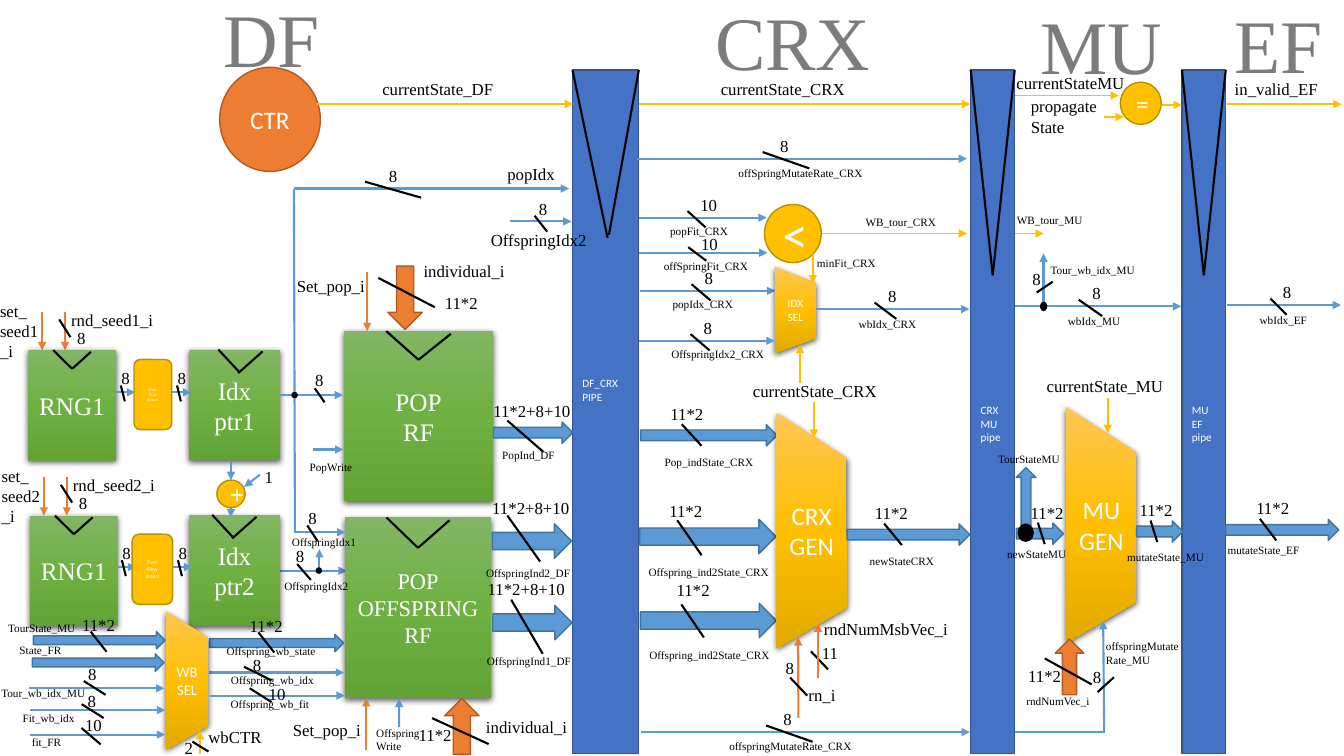
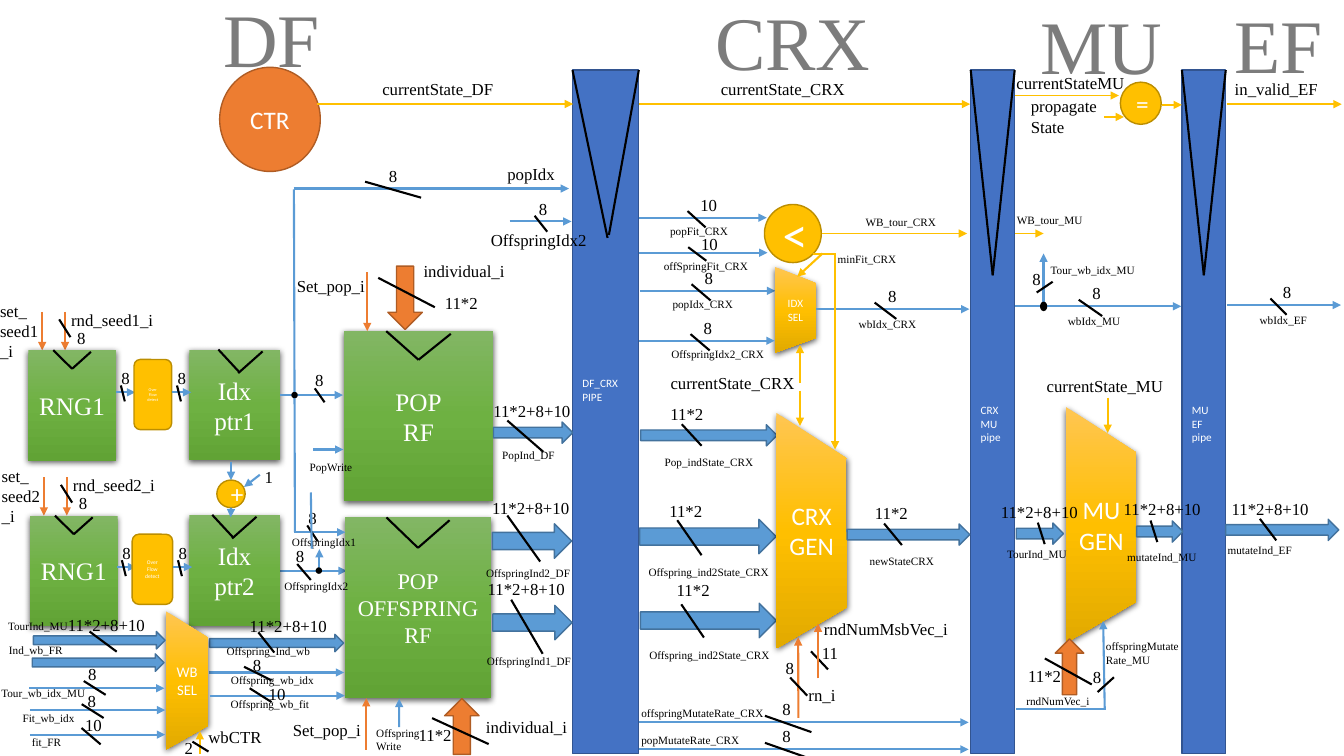
Before and after one commit to sicajc/EC_FINAL_PROJECT, a slide deck: slide 1 of EC_FINAL_PROJECT/EC_FINAL_PROJECT/verilog/POP_RF/CrossOver_Mutate_Truncation.pptx. Drawn at 1344x756 pixels with LibreOffice and Linux fonts; fonts in the diff are those of the drawing. Boxes give left, top, right and bottom in pixels: in the first picture for what was removed or moved away, otherwise in the second. Text is boxed around its words. In the diff, an @@ line names an element or a change of style, - is before the commit and + after.

```diff
--- a/EC_FINAL_PROJECT/EC_FINAL_PROJECT/verilog/POP_RF/CrossOver_Mutate_Truncation.pptx
+++ b/EC_FINAL_PROJECT/EC_FINAL_PROJECT/verilog/POP_RF/CrossOver_Mutate_Truncation.pptx
@@ text removed at bbox=[738, 168, 862, 179] @@
-offSpringMutateRate_CRX
@@ arrow added from (823, 253) to (798, 277), #FFC000 1.5 pt @@
@@ line added from (814, 254) to (835, 254), #FFC000 1.5 pt @@
@@ text "minFit_CRX": place and size @@
-text "minFit_CRX" at bbox=[817, 259, 876, 269]
+text "minFit_CRX" at bbox=[838, 255, 897, 265]
@@ arrow moved from (813, 254) - (813, 283) to (835, 253) - (835, 450) @@
@@ text "currentState_CRX": place and size @@
-text "currentState_CRX" at bbox=[753, 386, 877, 399]
+text "currentState_CRX" at bbox=[671, 378, 795, 391]
@@ arrow moved from (814, 402) - (814, 438) to (801, 390) - (801, 426) @@
@@ text removed at bbox=[998, 455, 1060, 466] @@
-TourStateMU
@@ right arrow removed at bbox=[1017, 467, 1037, 539] @@
@@ line added from (311, 493) to (312, 548), #5B9BD5 1.5 pt @@
@@ text at bbox=[1001, 505, 1078, 523]: text changed @@
-11*2
+11*2+8+10
@@ text at bbox=[1124, 502, 1201, 520]: text changed @@
-11*2
+11*2+8+10
@@ text at bbox=[1232, 504, 1309, 520]: text changed @@
-11*2
+11*2+8+10
@@ ellipse removed at bbox=[1018, 524, 1033, 541] @@
@@ text at bbox=[1007, 549, 1067, 560]: text changed @@
-newStateMU
+TourInd_MU
@@ text at bbox=[1127, 553, 1196, 564]: text changed @@
-mutateState_MU
+mutateInd_MU
@@ text at bbox=[1228, 546, 1292, 556]: text changed @@
-mutateState_EF
+mutateInd_EF
@@ text at bbox=[8, 622, 68, 633]: text changed @@
-TourState_MU
+TourInd_MU
@@ text at bbox=[68, 617, 145, 635]: text changed @@
-11*2
+11*2+8+10
@@ text at bbox=[250, 618, 327, 636]: text changed @@
-11*2
+11*2+8+10
@@ arrow moved from (1104, 732) - (1103, 621) to (1105, 709) - (1103, 621) @@
@@ text at bbox=[9, 646, 63, 656]: text changed @@
-State_FR
+Ind_wb_FR
@@ line moved from (91, 632) - (107, 652) to (90, 632) - (117, 652) @@
@@ text at bbox=[227, 647, 310, 658]: text changed @@
-Offspring_wb_state
+Offspring_Ind_wb
@@ text "offspringMutateRate_CRX": place and size @@
-text "offspringMutateRate_CRX" at bbox=[729, 742, 851, 753]
+text "offspringMutateRate_CRX" at bbox=[641, 709, 763, 719]
@@ 1 text, 1 arrow, 1 line: place and size @@
-1 text, 1 arrow, 1 line at bbox=[640, 714, 970, 742]
+1 text, 1 arrow, 1 line at bbox=[639, 704, 969, 732]
@@ line moved from (1105, 732) - (1015, 732) to (1106, 709) - (1016, 709) @@
@@ text added at bbox=[641, 736, 739, 746], 8 pt, text #000000 @@
+popMutateRate_CRX
@@ 1 text, 1 arrow, 1 line: place and size @@
-1 text, 1 arrow, 1 line at bbox=[637, 141, 967, 168]
+1 text, 1 arrow, 1 line at bbox=[639, 731, 969, 756]
```
Also in this commit, not shown: 1 other file.
